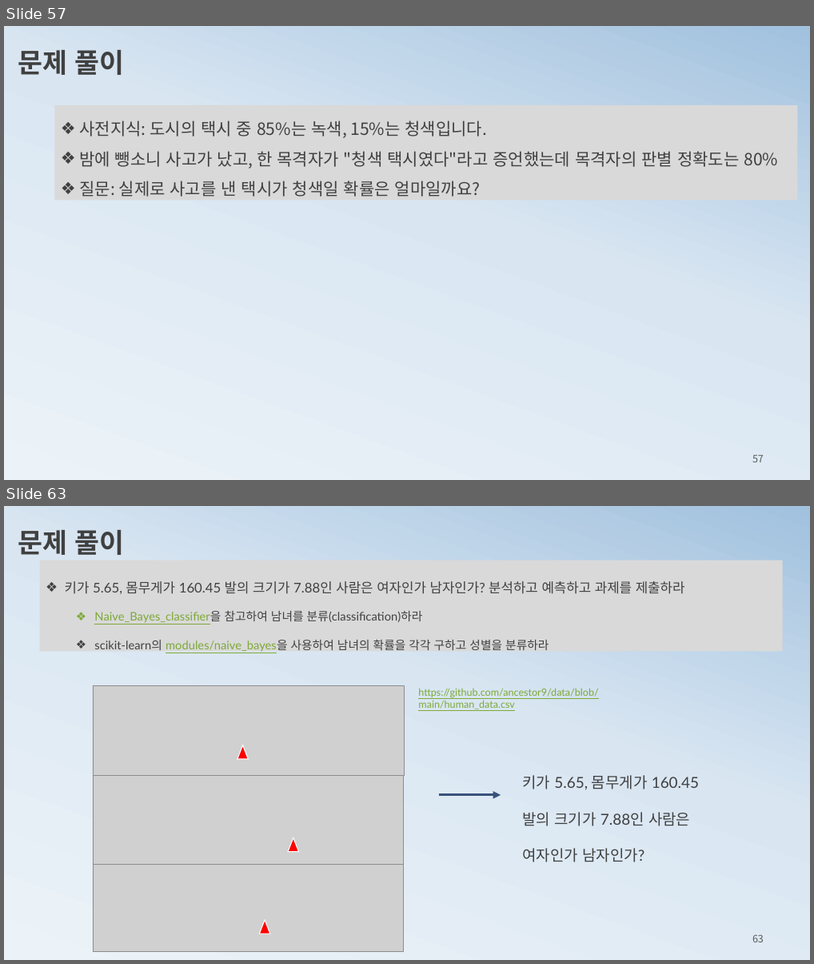
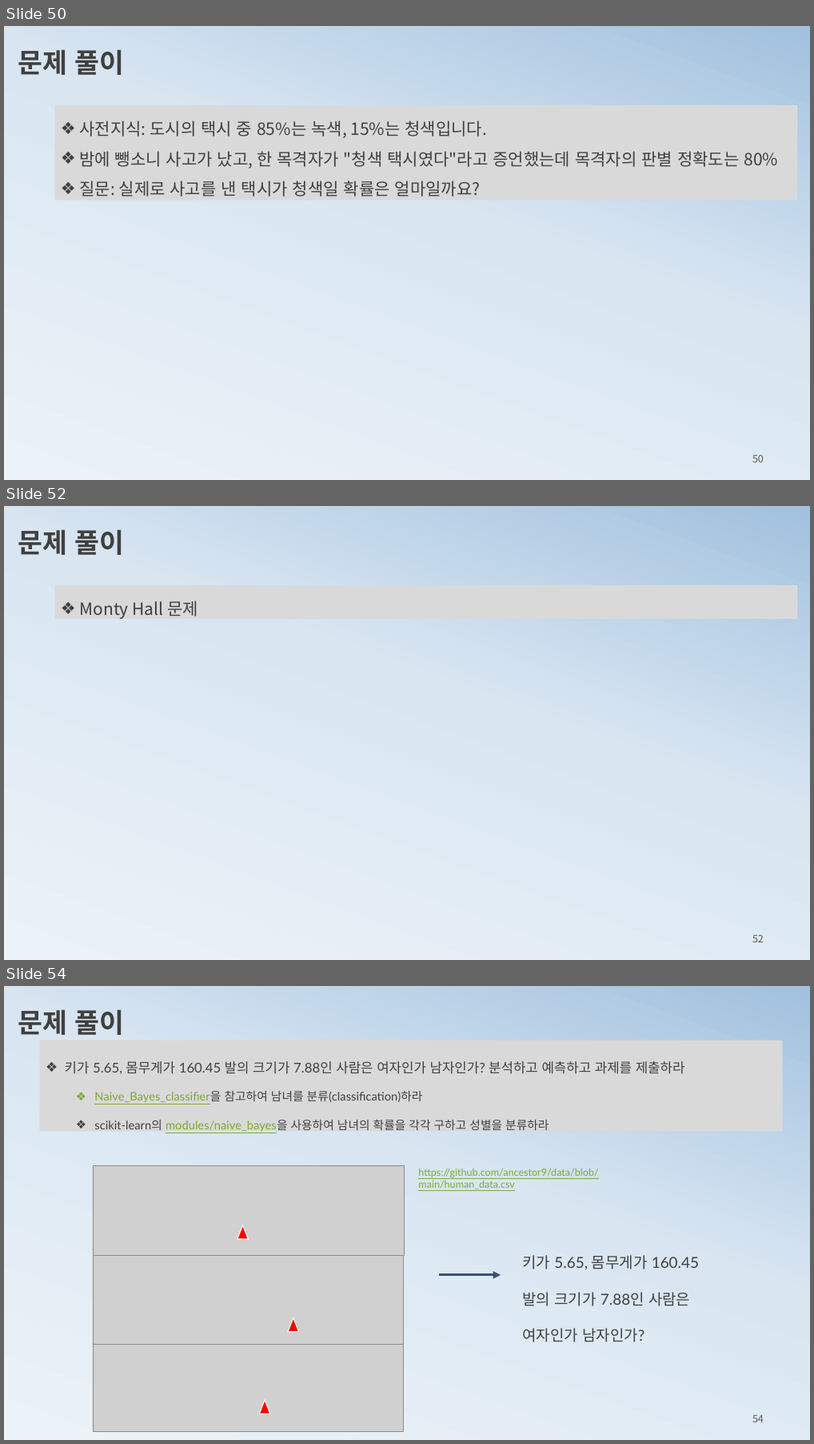
Before and after one commit to ancestor9/mathematics-for-machine-learning, a slide deck: 2_probability theory for machine learning.pptx. Shown one above the other, each under a label of ours: slides 57 and 63 before the commit, slides 50, 52 and 54 after it; the slides between them are not shown. The pictures are 814x964 and 814x1444 pixels, drawn with LibreOffice and Linux fonts; fonts in the diff are those of the drawing; grey boxes stand for pictures. Boxes give left, top, right and bottom in pixels: in the first picture for what was removed or moved away, otherwise in the second. Text is boxed around its words. In the diff, an @@ line names an element or a change of style, - is before the commit and + after.

```diff
--- a/2_probability theory for machine learning.pptx
+++ b/2_probability theory for machine learning.pptx
@@ slide 52 added at (x1=4, y1=506, x2=810, y2=960), background gradient #ECF3F8 to #D9E6F2 to #A1C1DE @@
@@ text added at (x1=18, y1=530, x2=124, y2=555), 32 pt, text #404040, bold @@
+문제 풀이
@@ rectangle added at (x1=55, y1=585, x2=798, y2=619), fill #D9D9D9, 20 pt, text #404040 @@
+❖ Monty Hall 문제
@@ page number added at (x1=753, y1=934, x2=764, y2=942), 12 pt, text #595959 @@
+52
@@ what was slide 57 is now slide 50 @@
@@ page number at (x1=753, y1=454, x2=764, y2=462): text changed @@
-57
+50
@@ what was slide 63 is now slide 54 @@
@@ page number at (x1=753, y1=1415, x2=764, y2=1422): text changed @@
-63
+54
```
Also in this commit, not shown: 4 slides changed, 2 other slides added, 12 slides removed, 1 other file.
